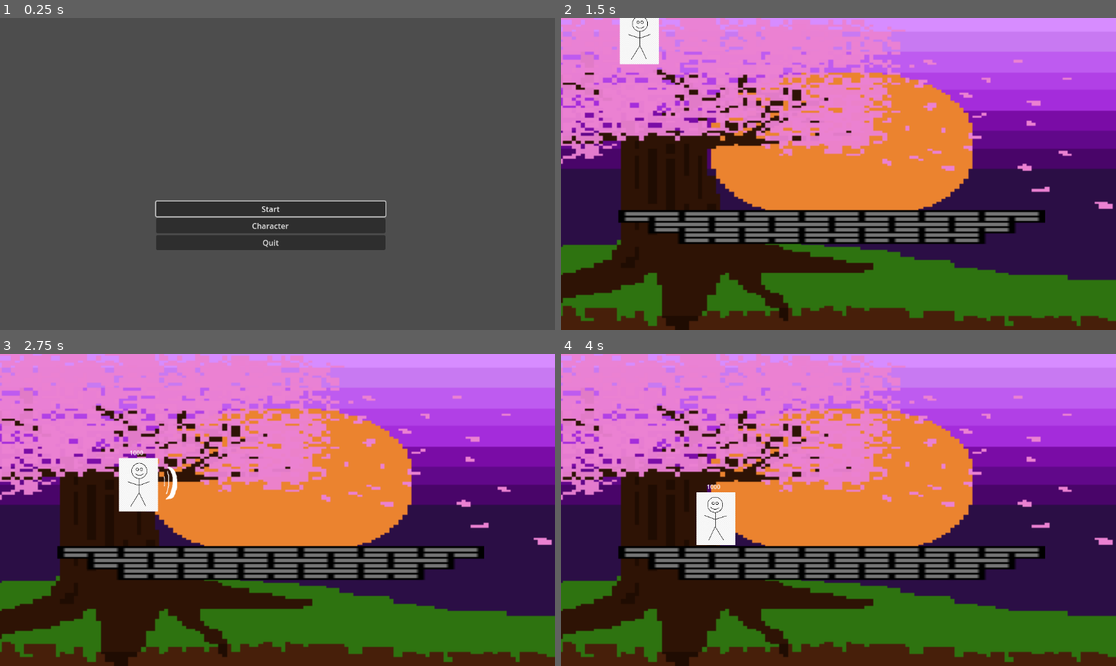
Above: before the commit, frames 1-4 (two rows, left to right).
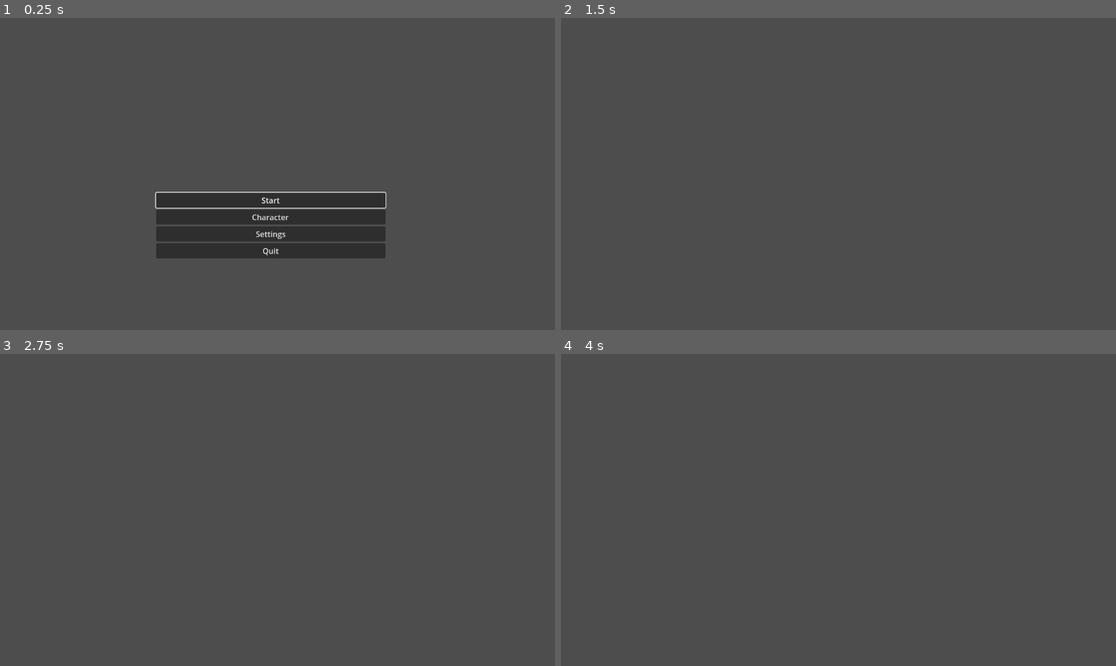
Above: after the commit, the same moments.

Repository: Iemonaide/fightinggame
Game: Godot game, scene res://scenes/startmenu.tscn
Same seed, same stepped clock (60 frames per second), same inputs: the game is played once before the commit and once after it.
Inputs (mouse positions are in pixels of both pictures, inside the frame that each line leads up to):
- Up to frame 1 (0.25 s): no input
- Up to frame 2 (1.5 s): click "Character" at 0.5 s; click (832, 208) at 1.25 s, where only the run before the commit has a clickable "Start"
- Up to frame 3 (2.75 s): move the mouse to (399, 494) at 2.02 s; press the mouse at (399, 494) at 2.03 s; hold D (right) from 2.03 s (still down); tap Space (jump) at 2.27 s
- Up to frame 4 (4 s): move the mouse to (727, 525) at 2.77 s; release the mouse at (727, 525) at 2.78 s; click (727, 525) at 2.85 s; tap Space (jump) at 3.02 s; move the mouse to (894, 441) at 3.52 s; release D (right) at 3.53 s; press the mouse at (894, 441) at 3.53 s; hold A (left) from 3.53 s (still down)

The runs differ from the first frame. In frame 1, 3.7% of the frame differs, in the area x 27-70%, y 55-78%; in frame 2, 99%, in the area x 0-100%, y 0-100%; in frame 3, 99%; in frame 4, 99%.

Commit message:
character select screen buttons

Diff:
--- a/fightinggame/scenes/startmenu.tscn
+++ b/fightinggame/scenes/startmenu.tscn
@@ -35,10 +35,15 @@
 layout_mode = 2
 text = "Character"
 
+[node name="settingsbutton" type="Button" parent="VBoxContainer"]
+layout_mode = 2
+text = "Settings"
+
 [node name="quitbutton" type="Button" parent="VBoxContainer"]
 layout_mode = 2
 text = "Quit"
 
 [connection signal="pressed" from="VBoxContainer/startbutton" to="." method="_on_startbutton_pressed"]
 [connection signal="pressed" from="VBoxContainer/charselectbutton" to="." method="_on_charselectbutton_pressed"]
+[connection signal="pressed" from="VBoxContainer/settingsbutton" to="." method="_on_settingsbutton_pressed"]
 [connection signal="pressed" from="VBoxContainer/quitbutton" to="." method="_on_quitbutton_pressed"]
--- /dev/null
+++ b/fightinggame/scripts/charselectmenu.gd
@@ -0,0 +1,5 @@
+extends Control
+
+
+func _on_backtostartbt_pressed() -> void:
+	get_tree().change_scene_to_file("res://scenes/startmenu.tscn")
--- a/fightinggame/scripts/startmenu.gd
+++ b/fightinggame/scripts/startmenu.gd
@@ -8,8 +8,12 @@
 
 
 func _on_charselectbutton_pressed() -> void:
-	pass # Replace with function body.
+	get_tree().change_scene_to_file("res://scenes/charselectmenu.tscn")
 
 
 func _on_quitbutton_pressed() -> void:
 	get_tree().quit()
+
+
+func _on_settingsbutton_pressed() -> void:
+	pass # Replace with function body.
Not shown, added: fightinggame/scripts/charselectmenu.gd.uid
